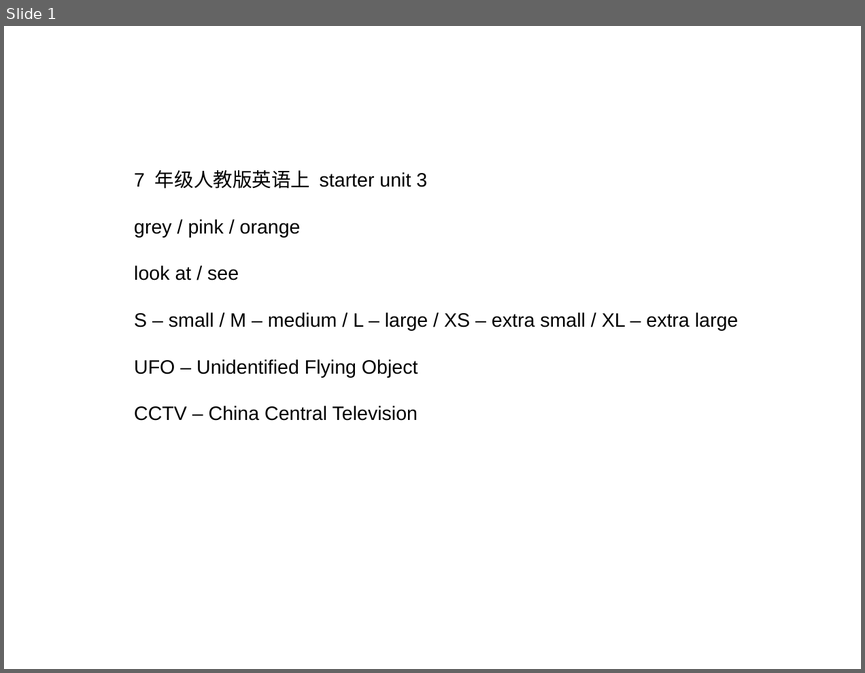
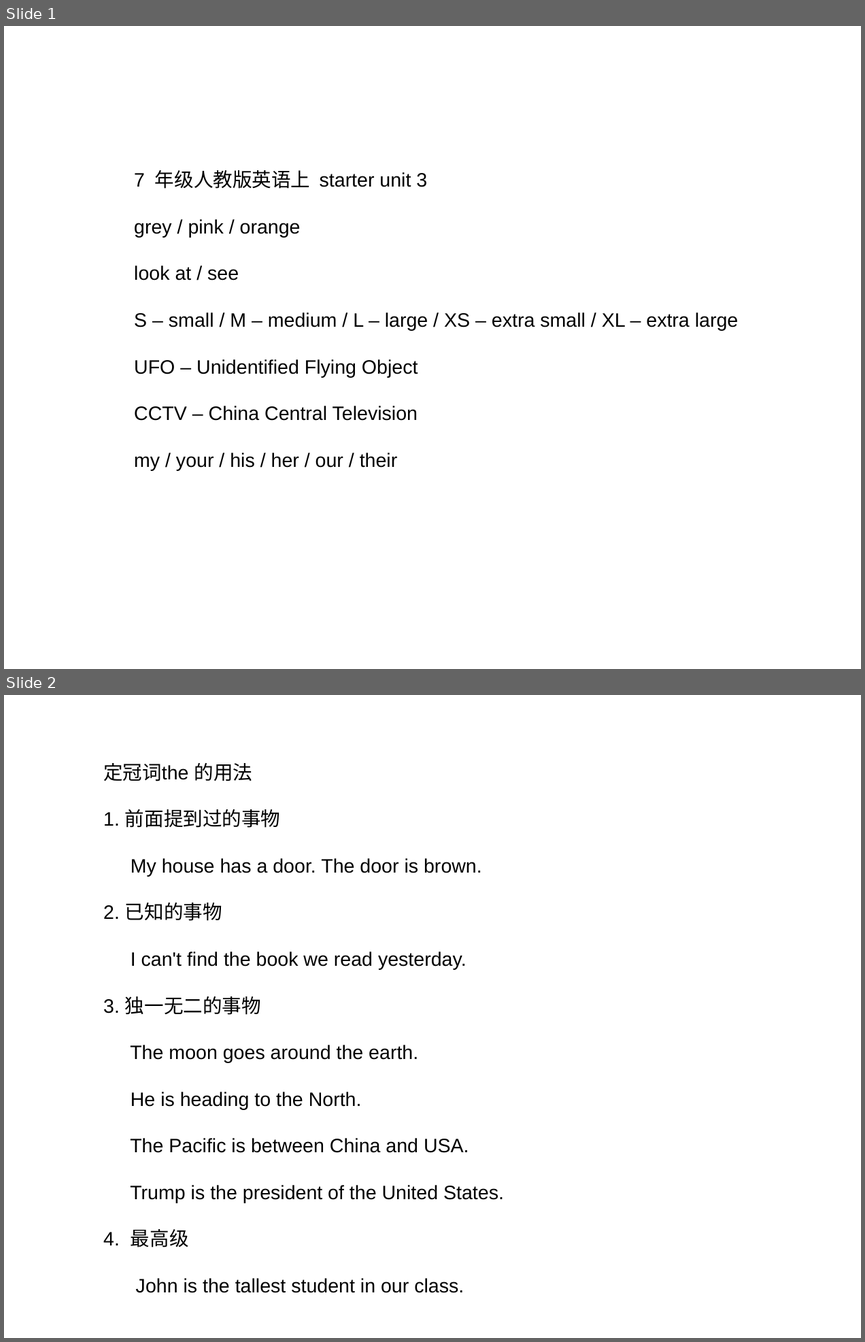
Before and after one commit to ericzhang/english-math, a slide deck: junjun/2025-10-11/2025-10-11-words.odp. Shown one above the other, each under a label of ours: slide 1 before the commit, slides 1 and 2 after it. The pictures are 865x673 and 865x1342 pixels, drawn with LibreOffice and Linux fonts; fonts in the diff are those of the drawing. Boxes give left, top, right and bottom in pixels: in the first picture for what was removed or moved away, otherwise in the second. Text is boxed around its words. In the diff, an @@ line names an element or a change of style, - is before the commit and + after.

```diff
--- a/junjun/2025-10-11/2025-10-11-words.odp
+++ b/junjun/2025-10-11/2025-10-11-words.odp
@@ slide 2 added at [4,695,861,1338], background #FFFFFF @@
@@ text added at [103,763,504,1293], 18 pt, text #000000 @@
+定冠词the 的用法
+1. 前面提到过的事物
+My house has a door. The door is brown.
+2. 已知的事物
+I can't find the book we read yesterday.
+3. 独一无二的事物
+The moon goes around the earth.
+He is heading to the North.
+The Pacific is between China and USA.
+Trump is the president of the United States.
+4. 最高级
+John is the tallest student in our class.
@@ slide 1 changed as well @@
@@ text at [134,452,398,470]: paragraph added @@
+my / your / his / her / our / their
```
Also in this commit, not shown: 2 other files.
